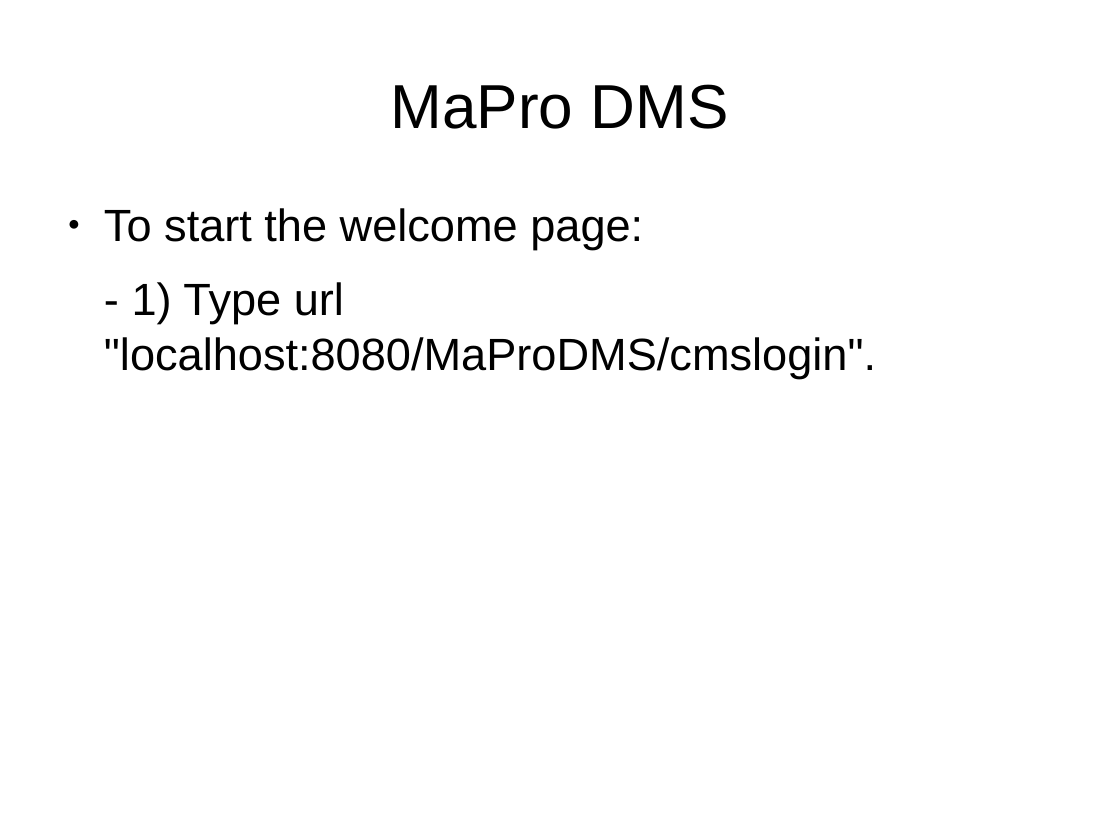
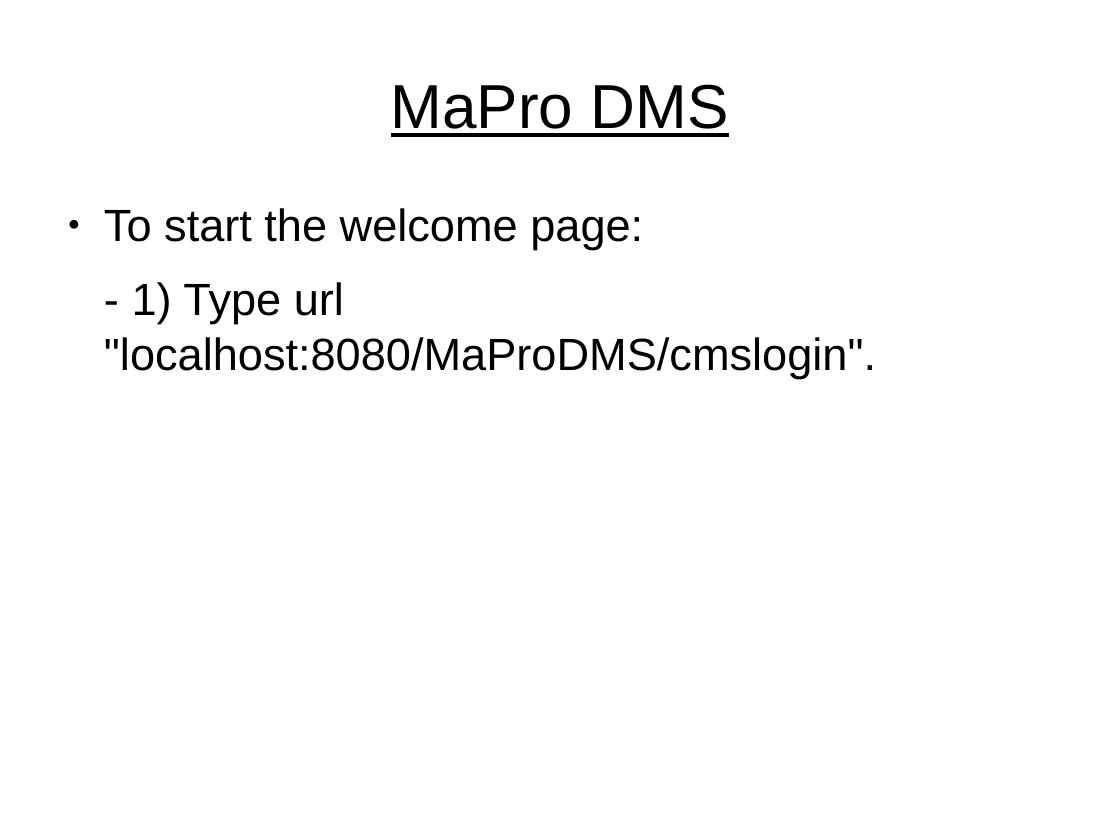
Before and after one commit to prmudgal/documentManagement, a slide deck: slide 8 of MaProDMS_Presentation.odp (slide 6 before the commit). Drawn at 1120x840 pixels with LibreOffice and Linux fonts; fonts in the diff are those of the drawing. Boxes give left, top, right and bottom in pixels: in the first picture for what was removed or moved away, otherwise in the second. Text is boxed around its words. In the diff, an @@ line names an element or a change of style, - is before the commit and + after.

```diff
--- a/MaProDMS_Presentation.odp
+++ b/MaProDMS_Presentation.odp
@@ title "MaPro DMS" at <box>391,84,729,137</box>: underline on @@
```
Also in this commit, not shown: 11 other slides changed, 2 slides added.
